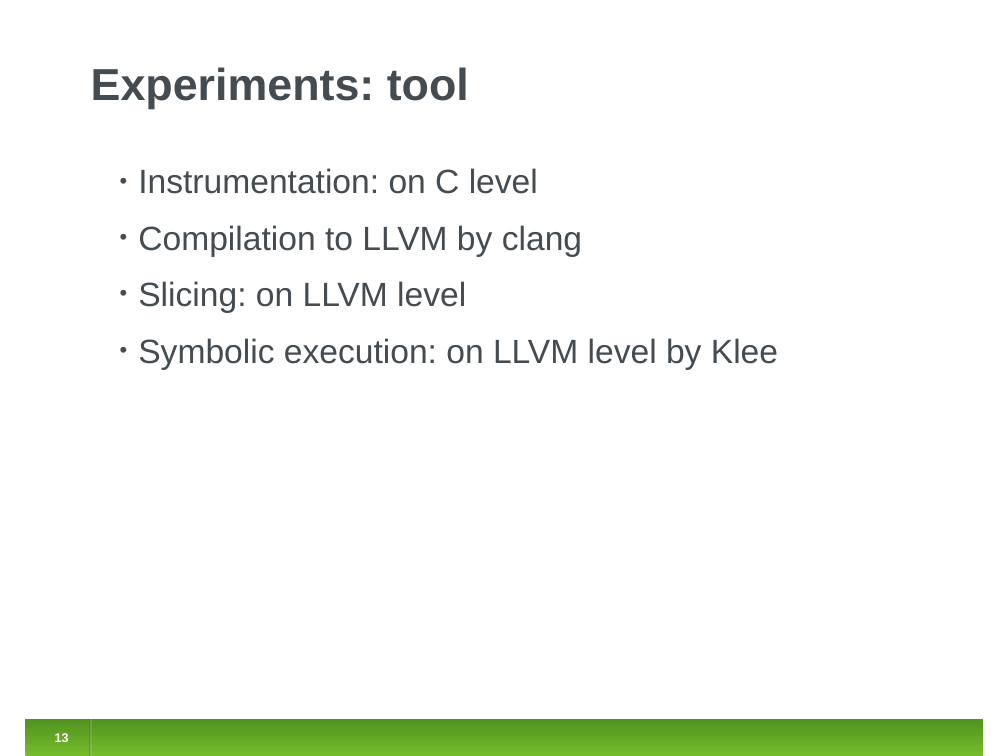
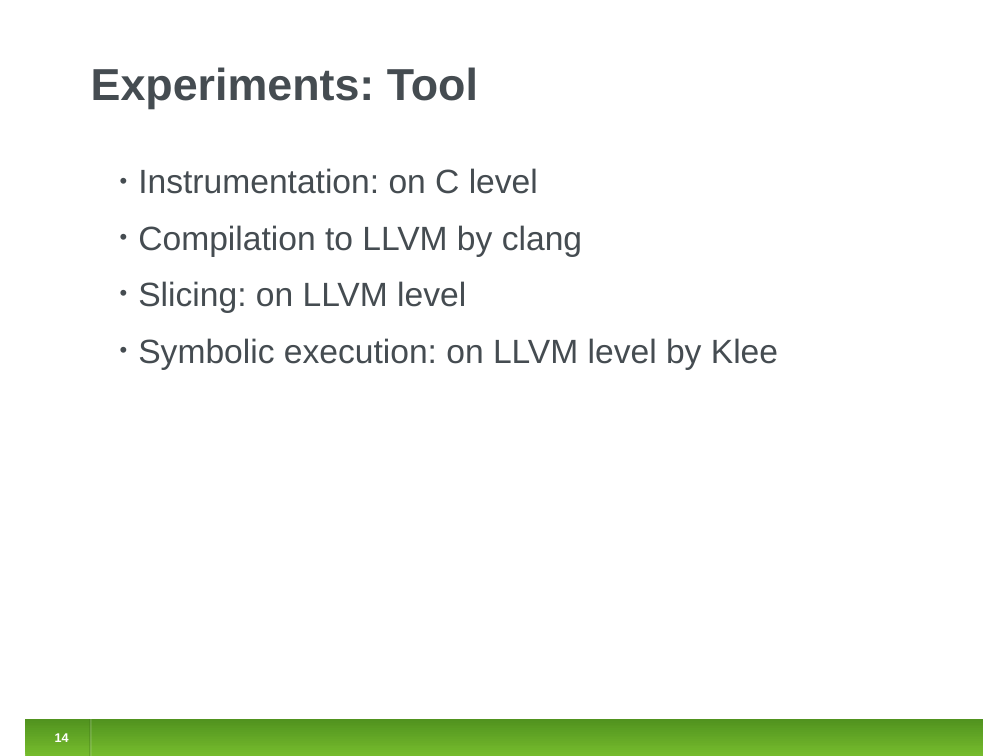
Before and after one commit to jirislaby/writings, a slide deck: slide 14 of presentations/fmics2012.odp (slide 13 before the commit). Drawn at 1008x756 pixels with LibreOffice and Linux fonts; fonts in the diff are those of the drawing. Boxes give left, top, right and bottom in pixels: in the first picture for what was removed or moved away, otherwise in the second. Text is boxed around its words. In the diff, an @@ line names an element or a change of style, - is before the commit and + after.

```diff
--- a/presentations/fmics2012.odp
+++ b/presentations/fmics2012.odp
@@ title at (x1=91, y1=67, x2=478, y2=109): text changed @@
-Experiments: tool
+Experiments: Tool
@@ page number at (x1=55, y1=733, x2=69, y2=742): text changed @@
-13
+14
```
Also in this commit, not shown: 6 other slides changed, 1 slide added.
